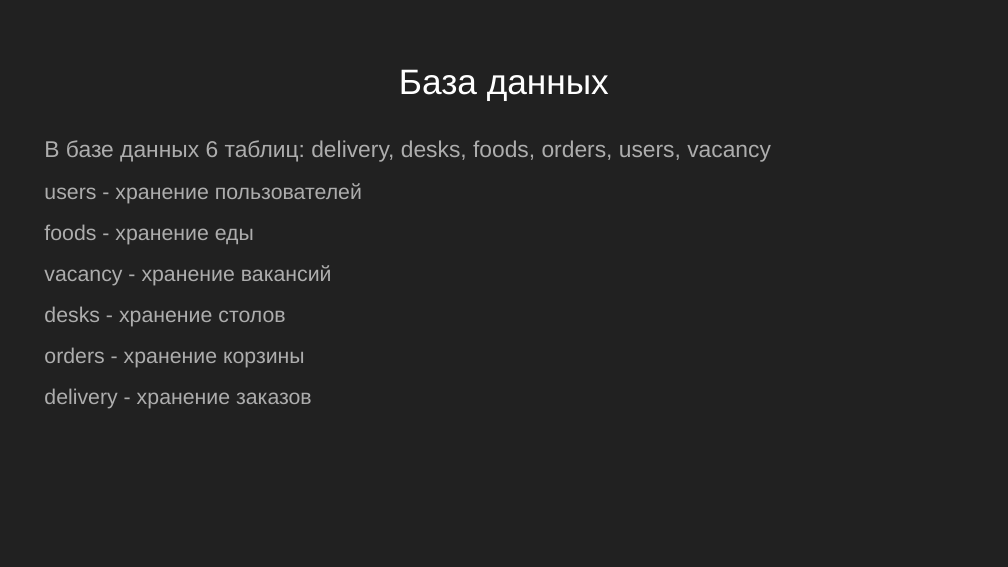
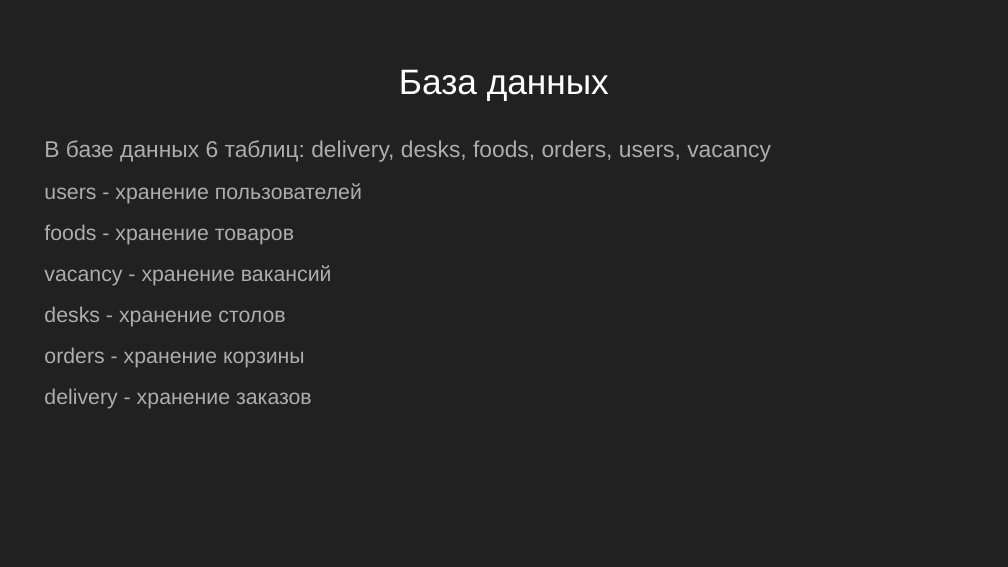
Before and after one commit to e1ay/site, a slide deck: slide 5 of 1.pptx (slide 6 before the commit). Drawn at 1008x567 pixels with LibreOffice and Linux fonts; fonts in the diff are those of the drawing. Boxes give left, top, right and bottom in pixels: in the first picture for what was removed or moved away, otherwise in the second. Text is boxed around its words. In the diff, an @@ line names an element or a change of style, - is before the commit and + after.

```diff
--- a/1.pptx
+++ b/1.pptx
@@ text at (x1=44, y1=224, x2=294, y2=245): text changed @@
-foods - хранение еды
+foods - хранение товаров
```
Also in this commit, not shown: 2 other slides changed, 1 slide removed.
